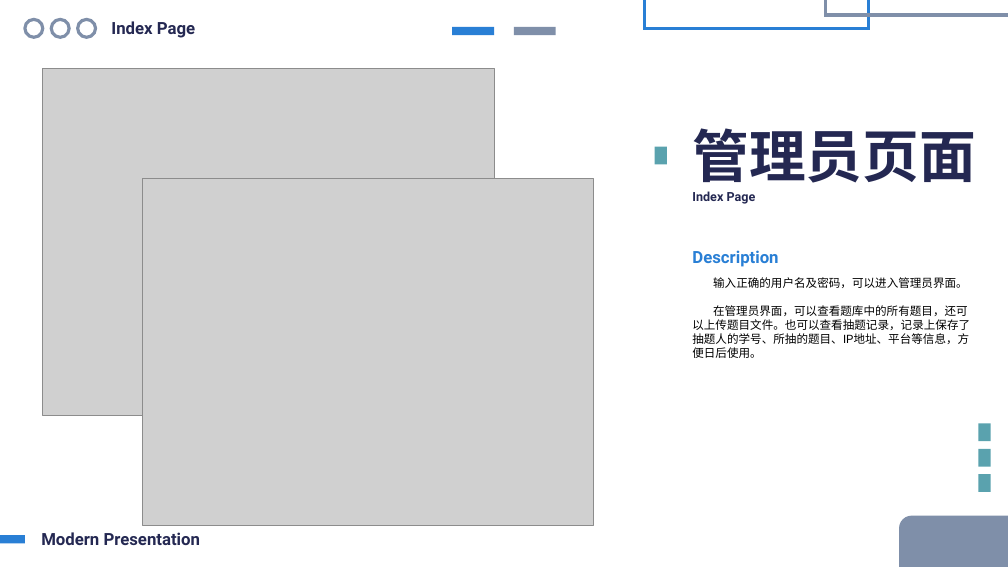
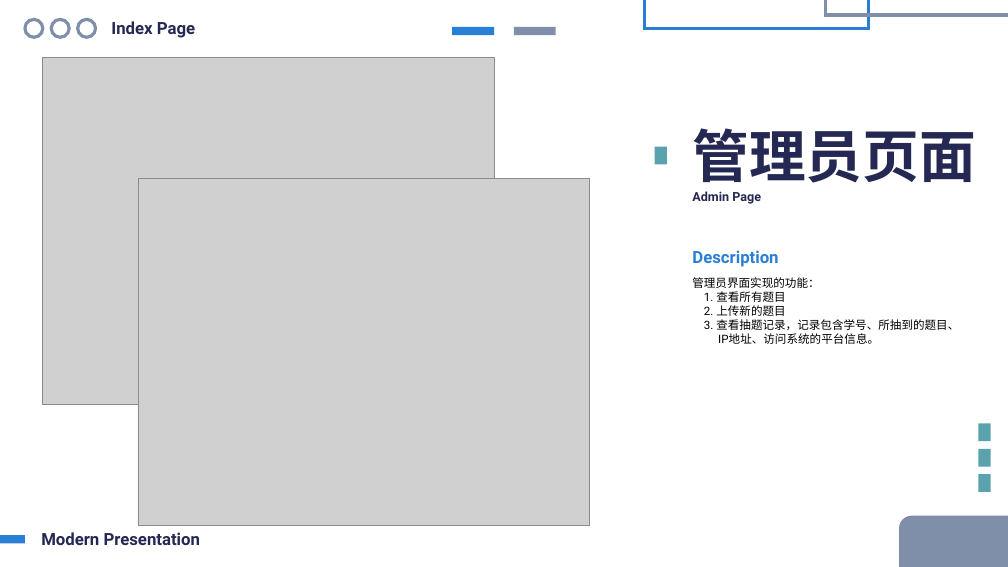
Before and after one commit to HoshiMeisa/Question-Drawing-System, a slide deck: slide 8 of ThesisDefense.pptx. Drawn at 1008x567 pixels with LibreOffice and Linux fonts; fonts in the diff are those of the drawing; grey boxes stand for pictures. Boxes give left, top, right and bottom in pixels: in the first picture for what was removed or moved away, otherwise in the second. Text is boxed around its words. In the diff, an @@ line names an element or a change of style, - is before the commit and + after.

```diff
--- a/ThesisDefense.pptx
+++ b/ThesisDefense.pptx
@@ picture: place and size @@
-picture at [43, 68, 495, 415]
+picture at [43, 57, 495, 404]
@@ picture: place and size @@
-picture at [143, 179, 594, 526]
+picture at [138, 179, 590, 526]
@@ text at [692, 191, 761, 204]: text changed @@
-Index Page
+Admin Page
@@ text at [692, 277, 959, 344]: text changed @@
-输入正确的用户名及密码，可以进入管理员界面。
-在管理员界面，可以查看题库中的所有题目，还可以上传题目文件。也可以查看抽题记录，记录上保存了抽题人的学号、所抽的题目、IP地址、平台等信息，方便日后使用。
+管理员界面实现的功能：
+1. 查看所有题目
+2. 上传新的题目
+3. 查看抽题记录，记录包含学号、所抽到的题目、
+IP地址、访问系统的平台信息。
```
Also in this commit, not shown: 5 other slides changed, 3 slides added, 1 slide removed, 3 other files.
